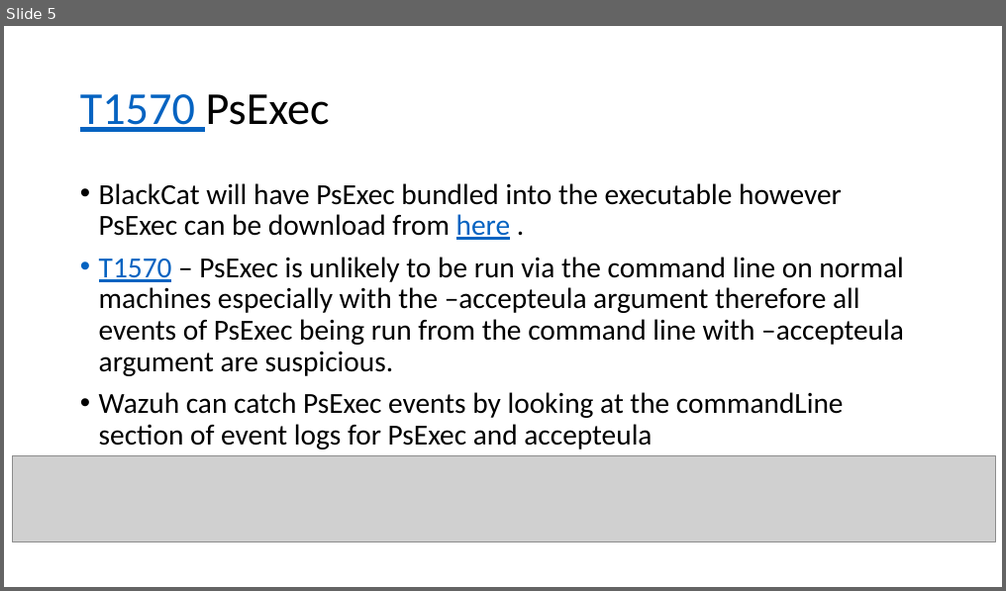
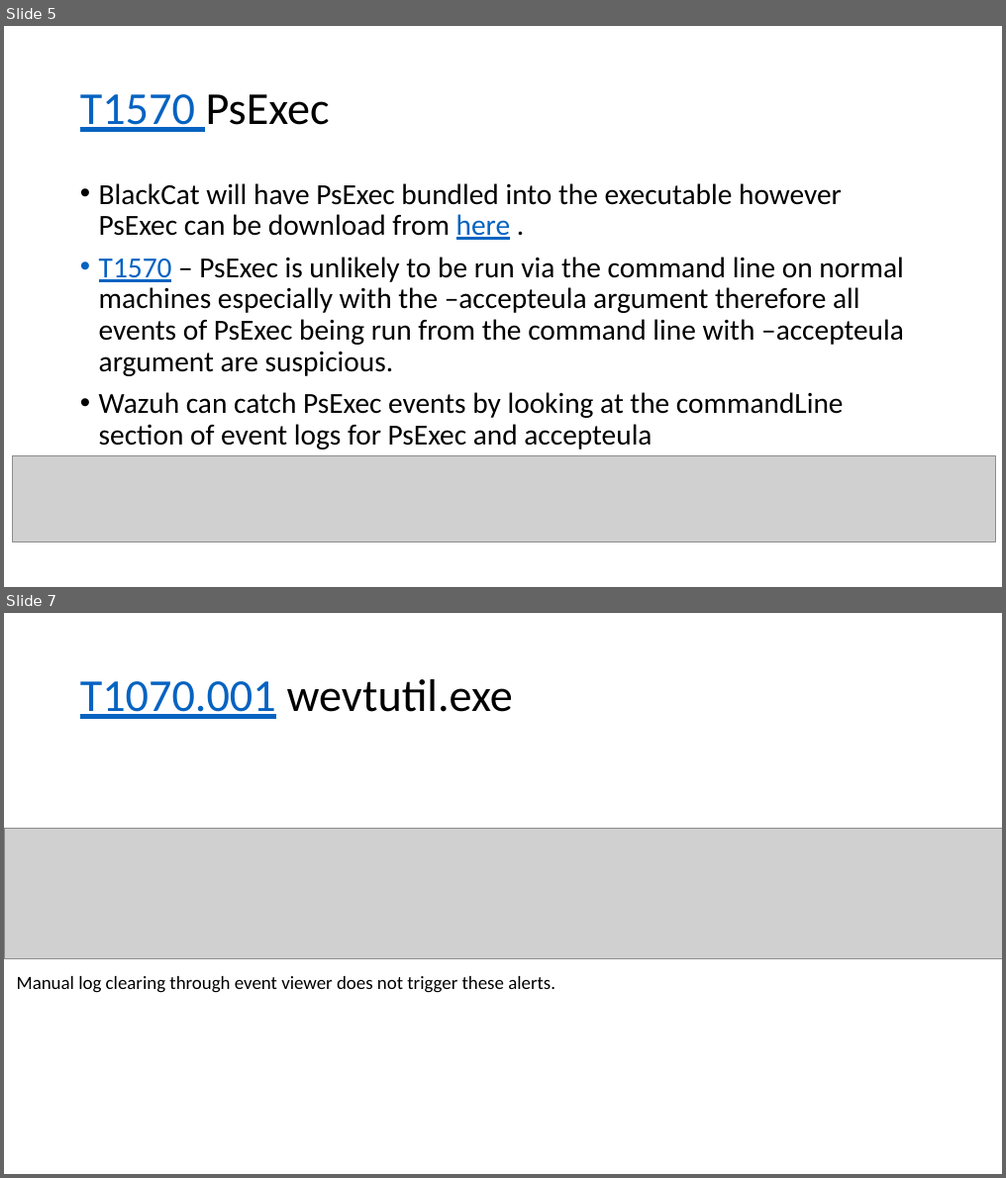
Before and after one commit to CHROME-PLATED-METRO-WOLF/attack, a slide deck: evidence.pptx. Shown one above the other, each under a label of ours: slide 5 before the commit, slides 5 and 7 after it; the slides between them are not shown. The pictures are 1006x591 and 1006x1178 pixels, drawn with LibreOffice and Linux fonts; fonts in the diff are those of the drawing; grey boxes stand for pictures. Boxes give left, top, right and bottom in pixels: in the first picture for what was removed or moved away, otherwise in the second. Text is boxed around its words. In the diff, an @@ line names an element or a change of style, - is before the commit and + after.

```diff
--- a/evidence.pptx
+++ b/evidence.pptx
@@ slide 7 added at [4,613,1002,1174], background #FFFFFF @@
@@ title added at [80,679,513,719], 44 pt, text #000000 @@
+T1070.001 wevtutil.exe
@@ picture added at [4,828,1002,959] @@
@@ text added at [17,976,555,993], 18 pt, text #000000 @@
+Manual log clearing through event viewer does not trigger these alerts.
```
Also in this commit, not shown: 1 slide changed, 1 other file.
